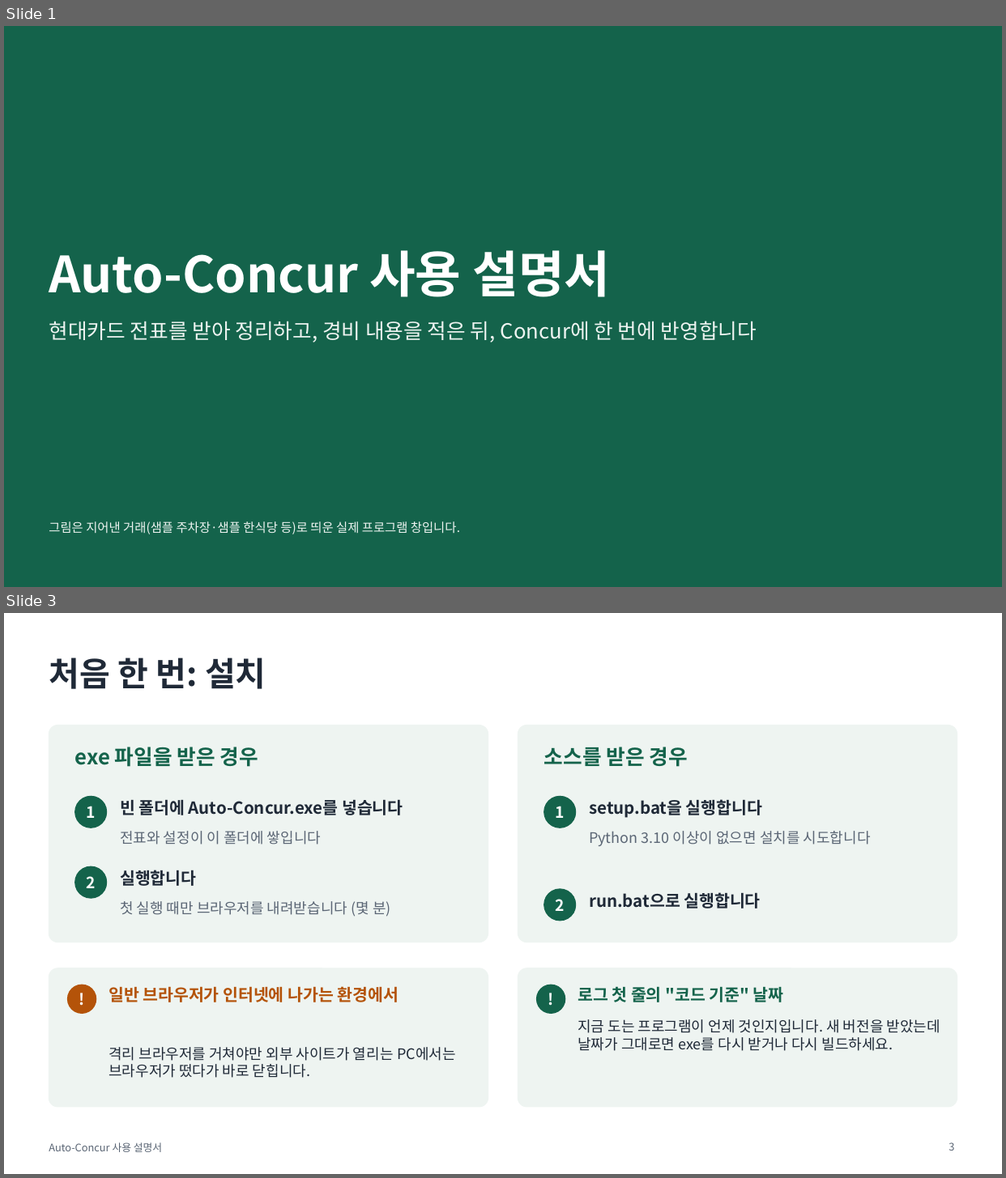
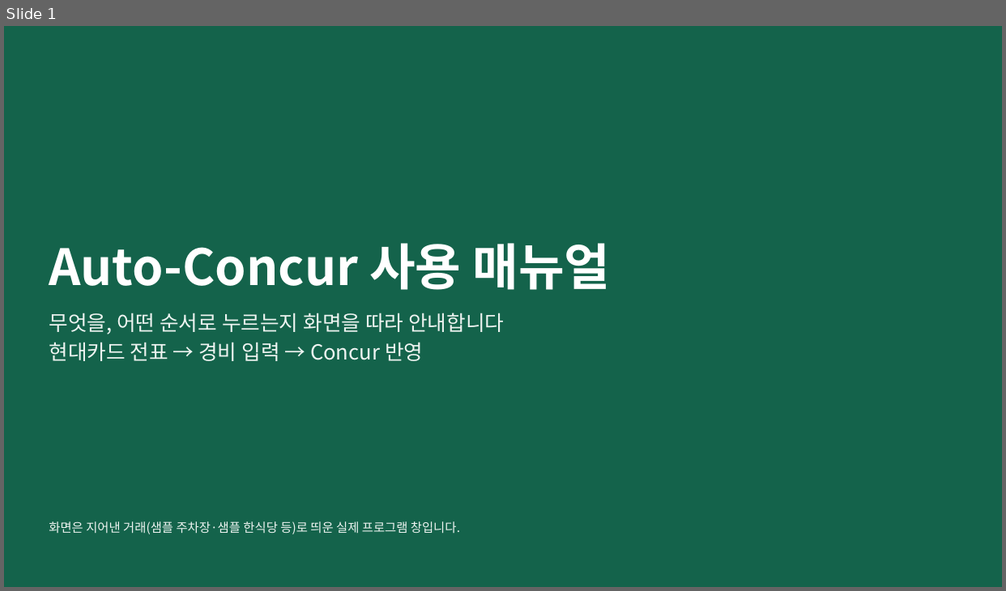
Before and after one commit to oks9924/Auto-Concur, a slide deck: docs/manual.pptx. Shown one above the other, each under a label of ours: slides 1 and 3 before the commit, slide 1 after it; the slides between them are not shown. The pictures are 1006x1178 and 1006x591 pixels, drawn with LibreOffice and Linux fonts; fonts in the diff are those of the drawing. Boxes give left, top, right and bottom in pixels: in the first picture for what was removed or moved away, otherwise in the second. Text is boxed around its words. In the diff, an @@ line names an element or a change of style, - is before the commit and + after.

```diff
--- a/docs/manual.pptx
+++ b/docs/manual.pptx
@@ slide 3 removed at [4,613,1002,1174], background #FFFFFF @@
@@ title removed at [49,658,266,689] @@
-처음 한 번: 설치
@@ rounded rectangle removed at [49,726,488,943] @@
@@ rounded rectangle removed at [518,726,957,943] @@
@@ text removed at [75,747,258,767] @@
-exe 파일을 받은 경우
@@ text removed at [544,747,688,767] @@
-소스를 받은 경우
@@ ellipse removed at [75,796,107,828] @@
@@ text removed at [87,806,96,818] @@
-1
@@ text removed at [120,799,403,815] @@
-빈 폴더에 Auto-Concur.exe를 넣습니다
@@ ellipse removed at [544,796,576,828] @@
@@ text removed at [556,806,565,818] @@
-1
@@ text removed at [589,799,762,818] @@
-setup.bat을 실행합니다
@@ text removed at [120,831,321,845] @@
-전표와 설정이 이 폴더에 쌓입니다
@@ text removed at [589,831,871,846] @@
-Python 3.10 이상이 없으면 설치를 시도합니다
@@ ellipse removed at [75,867,107,898] @@
@@ text removed at [87,876,96,888] @@
-2
@@ text removed at [120,870,196,886] @@
-실행합니다
@@ text removed at [120,901,391,917] @@
-첫 실행 때만 브라우저를 내려받습니다 (몇 분)
@@ ellipse removed at [544,889,576,921] @@
@@ text removed at [556,899,565,911] @@
-2
@@ text removed at [589,892,761,909] @@
-run.bat으로 실행합니다
@@ rounded rectangle removed at [49,969,488,1107] @@
@@ rounded rectangle removed at [518,969,957,1107] @@
@@ ellipse removed at [68,985,96,1013] @@
@@ text removed at [68,985,96,1013] @@
-!
@@ text removed at [108,986,398,1003] @@
-일반 브라우저가 인터넷에 나가는 환경에서
@@ ellipse removed at [537,985,565,1013] @@
@@ text removed at [537,985,565,1013] @@
-!
@@ text removed at [577,986,784,1003] @@
-로그 첫 줄의 "코드 기준" 날짜
@@ text removed at [577,1020,940,1051] @@
-지금 도는 프로그램이 언제 것인지입니다. 새 버전을 받았는데 날짜가 그대로면 exe를 다시 받거나 다시 빌드하세요.
@@ text removed at [108,1047,456,1078] @@
-격리 브라우저를 거쳐야만 외부 사이트가 열리는 PC에서는 브라우저가 떴다가 바로 닫힙니다.
@@ text removed at [49,1143,162,1152] @@
-Auto-Concur 사용 설명서
@@ page number removed at [948,1143,954,1151] @@
-3
@@ slide 1 changed as well @@
@@ title at [49,243,611,290]: text changed @@
-Auto-Concur 사용 설명서
+Auto-Concur 사용 매뉴얼
@@ text at [49,313,504,361]: text changed @@
-현대카드 전표를 받아 정리하고, 경비 내용을 적은 뒤, Concur에 한 번에 반영합니다
+무엇을, 어떤 순서로 누르는지 화면을 따라 안내합니다
+현대카드 전표 → 경비 입력 → Concur 반영
@@ text at [49,522,460,535]: text changed @@
-그림은 지어낸 거래(샘플 주차장·샘플 한식당 등)로 띄운 실제 프로그램 창입니다.
+화면은 지어낸 거래(샘플 주차장·샘플 한식당 등)로 띄운 실제 프로그램 창입니다.
```
Also in this commit, not shown: 9 other slides changed, 11 slides added, 8 other slides removed.
